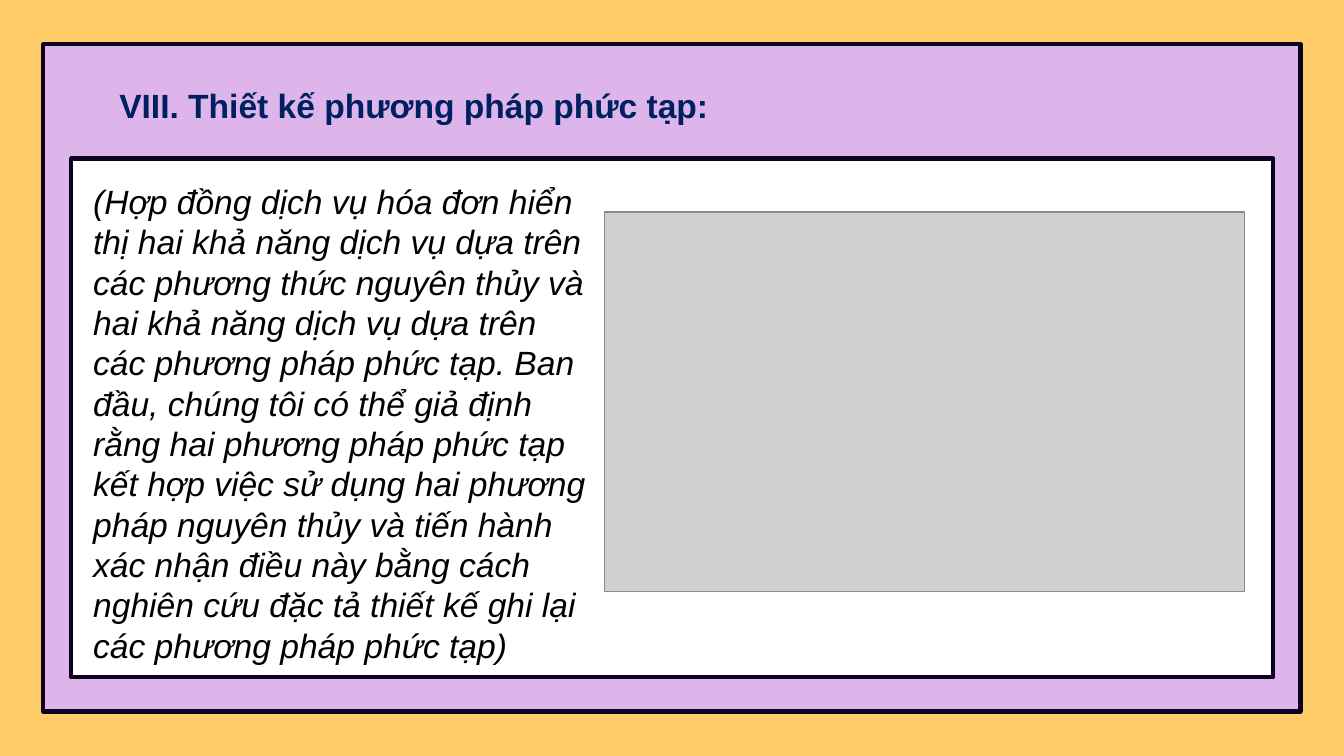
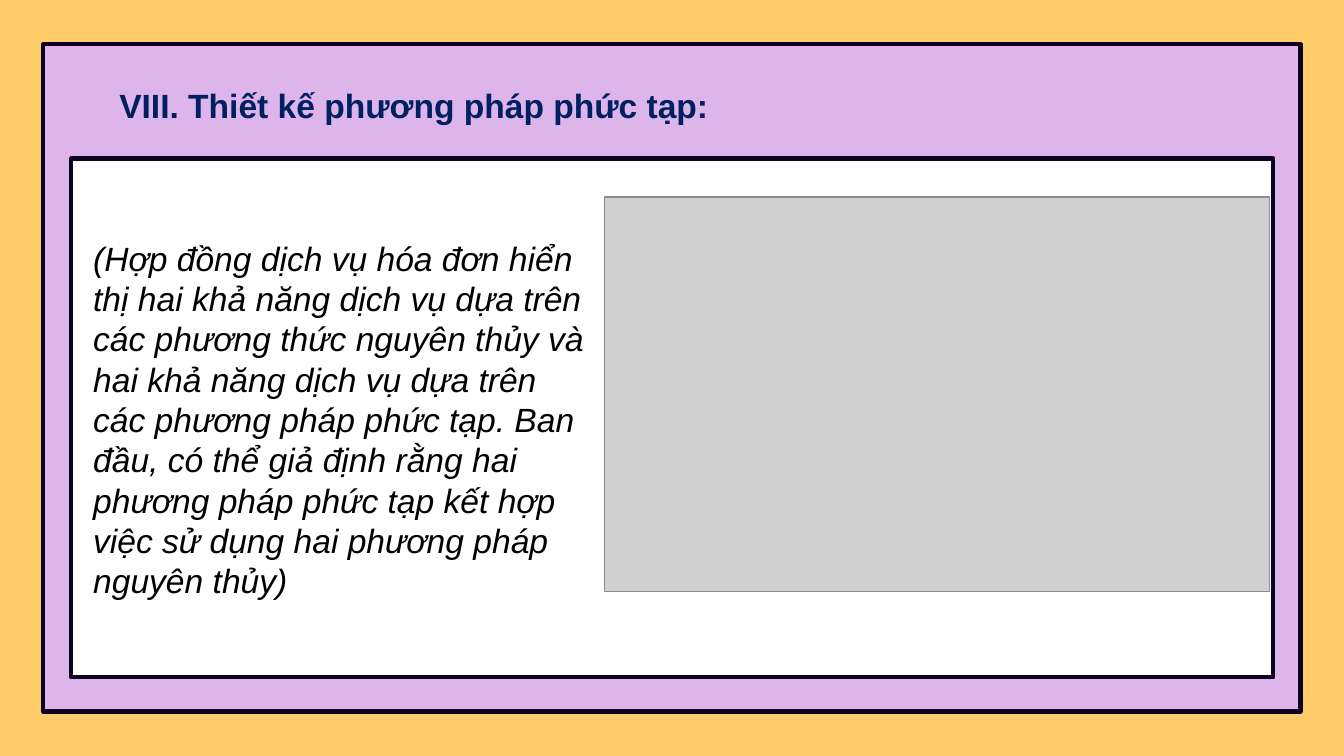
Before and after one commit to thinhotwp1/N1_14, a slide deck: slide 42 of 9.pptx. Drawn at 1344x756 pixels with LibreOffice and Linux fonts; fonts in the diff are those of the drawing; grey boxes stand for pictures. Boxes give left, top, right and bottom in pixels: in the first picture for what was removed or moved away, otherwise in the second. Text is boxed around its words. In the diff, an @@ line names an element or a change of style, - is before the commit and + after.

```diff
--- a/9.pptx
+++ b/9.pptx
@@ picture: place and size @@
-picture at <box>605,212,1245,591</box>
+picture at <box>605,198,1270,591</box>
@@ text at <box>93,244,583,599</box>: text changed @@
-(Hợp đồng dịch vụ hóa đơn hiển thị hai khả năng dịch vụ dựa trên các phương thức nguyên thủy và hai khả năng dịch vụ dựa trên các phương pháp phức tạp. Ban đầu, chúng tôi có thể giả định rằng hai phương pháp phức tạp kết hợp việc sử dụng hai phương pháp nguyên thủy và tiến hành xác nhận điều này bằng cách nghiên cứu đặc tả thiết kế ghi lại các phương pháp phức tạp)
+(Hợp đồng dịch vụ hóa đơn hiển thị hai khả năng dịch vụ dựa trên các phương thức nguyên thủy và hai khả năng dịch vụ dựa trên các phương pháp phức tạp. Ban đầu, có thể giả định rằng hai phương pháp phức tạp kết hợp việc sử dụng hai phương pháp nguyên thủy)
```
Also in this commit, not shown: 17 other slides changed, 1 slide removed.
